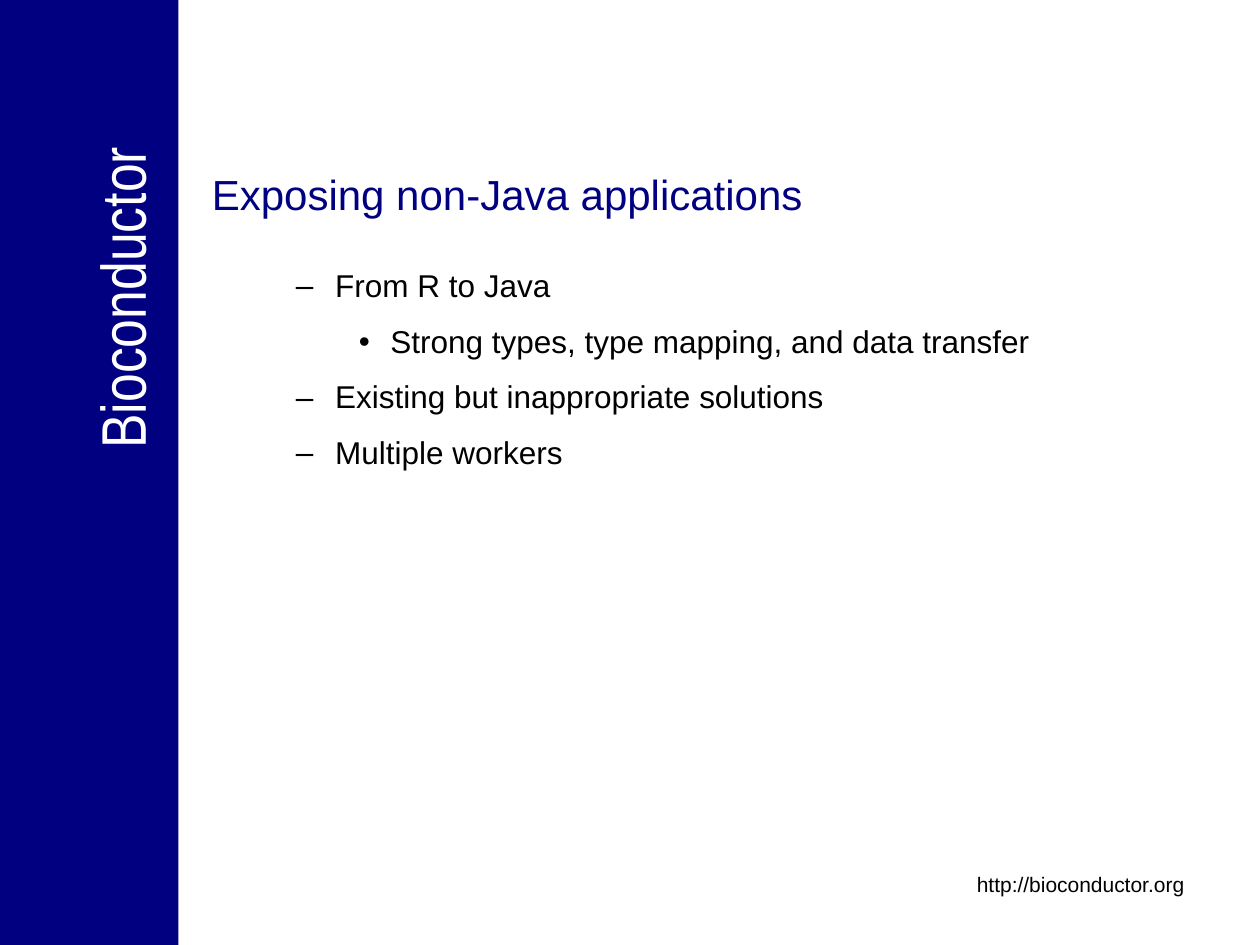
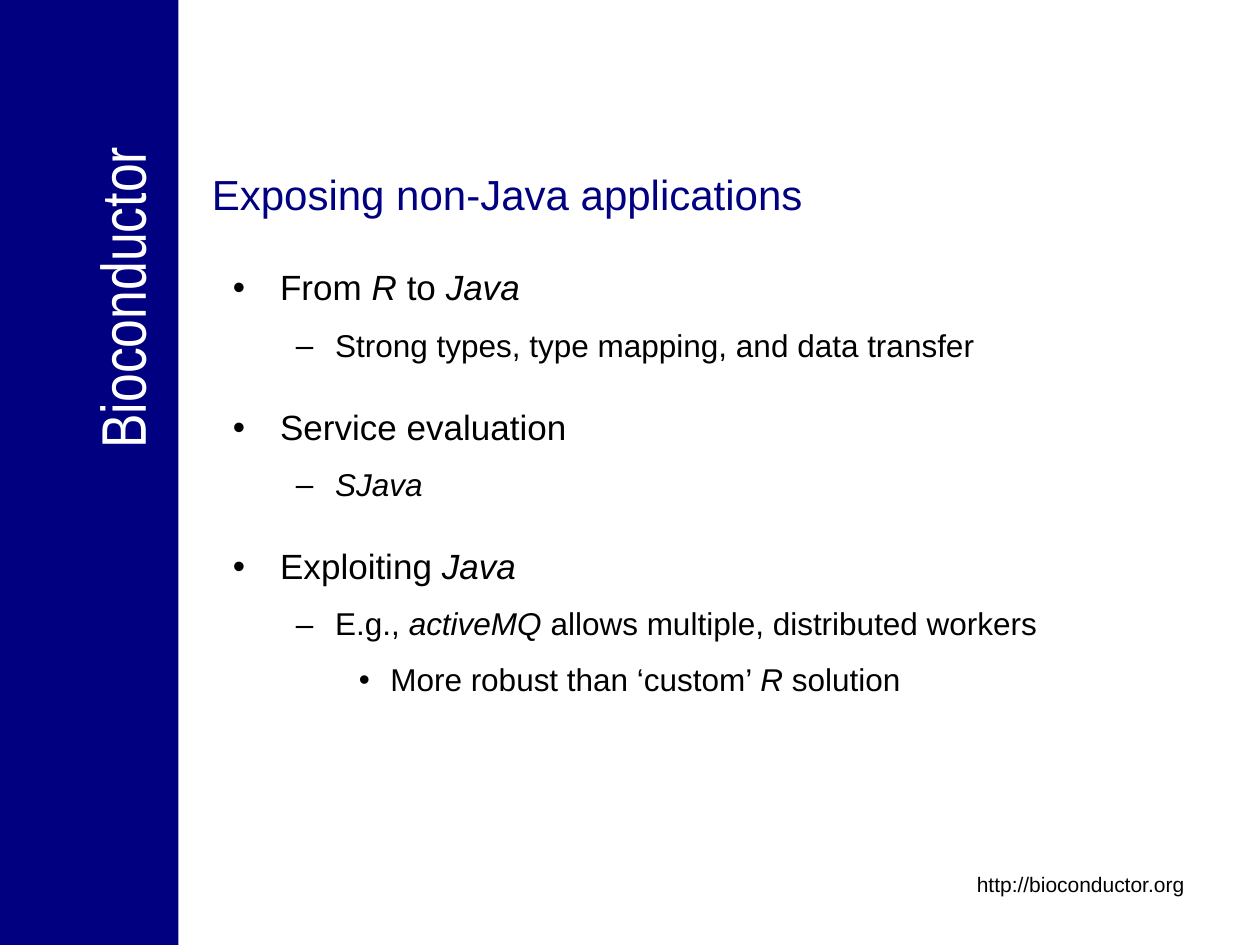
Before and after one commit to NCIP/bioconductor_v1, a slide deck: slide 27 of trunk/bioconductor/Presentations/caBIG_Annual_Meeting_2007_Tech_Demo.ppt (slide 25 before the commit). Drawn at 1260x945 pixels with LibreOffice and Linux fonts; fonts in the diff are those of the drawing; background and template pictures are left out. Boxes give left, top, right and bottom in pixels: in the first picture for what was removed or moved away, otherwise in the second. Text is boxed around its words. In the diff, an @@ line names an element or a change of style, - is before the commit and + after.

```diff
--- a/trunk/bioconductor/Presentations/caBIG_Annual_Meeting_2007_Tech_Demo.ppt
+++ b/trunk/bioconductor/Presentations/caBIG_Annual_Meeting_2007_Tech_Demo.ppt
@@ text at (280, 276, 974, 363): size 18 to 20 pt in "From R to Java"; italic on in "R Java"; bullet – to •; list level 2 to 1 in "From R to Java"; bullet • to –; list level 3 to 2 in "Strong types, type mapping, and ..." @@
@@ text at (280, 414, 1037, 692): text changed @@
-  – Existing but inappropriate solutions
-  – Multiple workers
+• Service evaluation
+  – SJava
+• Exploiting Java
+  – E.g., activeMQ allows multiple, distributed workers
+    • More robust than ‘custom’ R solution
```
Also in this commit, not shown: 13 other slides changed, 6 slides added, 3 slides removed.
